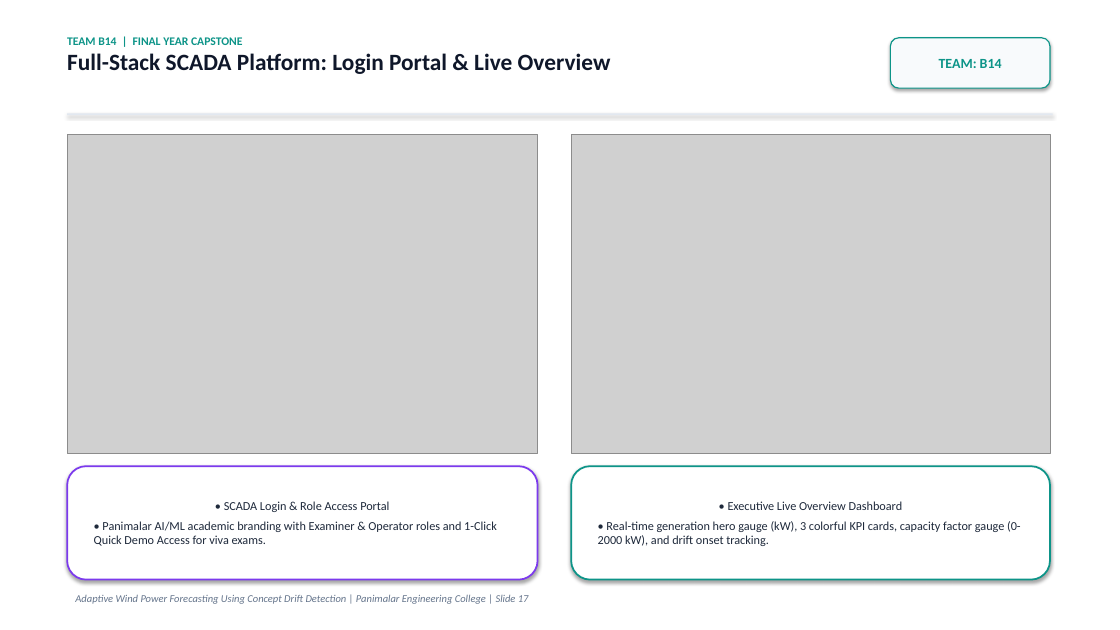
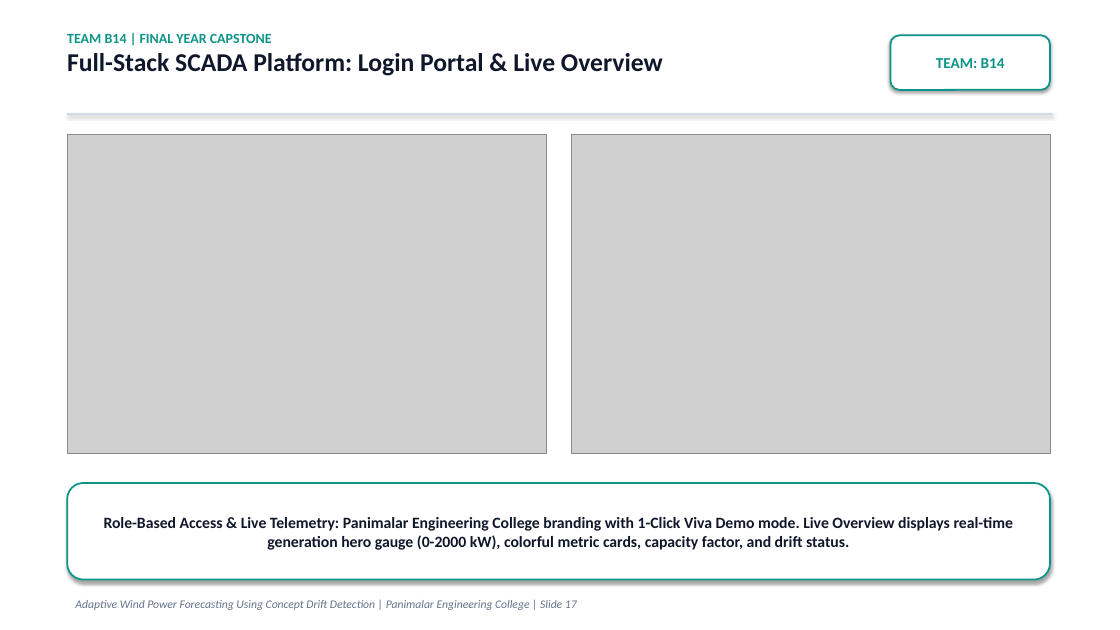
Before and after one commit to thanyab09/Adaptive_Wind_Power_Forecasting_Using_Concept_Drift, a slide deck: slide 17 of reports/Adaptive_Wind_Power_Forecasting_Team_B14.pptx. Drawn at 1120x630 pixels with LibreOffice and Linux fonts; fonts in the diff are those of the drawing; grey boxes stand for pictures. Boxes give left, top, right and bottom in pixels: in the first picture for what was removed or moved away, otherwise in the second. Text is boxed around its words. In the diff, an @@ line names an element or a change of style, - is before the commit and + after.

Commit message:
feat: visual-first final-year presentation deck with large fonts, data charts, and minimal theory for Team B14

```diff
--- a/reports/Adaptive_Wind_Power_Forecasting_Team_B14.pptx
+++ b/reports/Adaptive_Wind_Power_Forecasting_Team_B14.pptx
@@ text "TEAM B14 | FINAL YEAR ..." at (67,34,663,76): size 10 to 12 pt in "TEAM B14 | FINAL YEAR CAPSTONE"; size 20 to 22 pt in "Full-Stack SCADA Platform: Login Portal & Live ..." @@
@@ rounded rectangle "TEAM: B14" at (891,35,1050,90): size 12 to 13 pt; fill #F8FAFC to #FFFFFF; outline #0D9488 1 pt to #0D9488 1.5 pt @@
@@ rectangle at (67,113,1053,115): fill #E2E8F0 to #CBD5E1 @@
@@ picture: place and size @@
-picture at (67,134,538,454)
+picture at (67,134,546,454)
@@ rounded rectangle removed at (67,466,538,580) @@
-• SCADA Login & Role Access Portal
-• Panimalar AI/ML academic branding with Examiner & Operator roles and 1-Click Quick Demo Access for viva exams.
@@ rounded rectangle "Role-Based Access & Live Telemetry: ...": place and size @@
-rounded rectangle "Role-Based Access & Live Telemetry: ..." at (571,466,1050,580)
+rounded rectangle "Role-Based Access & Live Telemetry: ..." at (67,483,1050,580)
@@ text in rounded rectangle at (104,517,1014,550): text changed; size 10.5 to 13.5 pt; text colour #1E293B to #0F172A; bold on @@
-• Executive Live Overview Dashboard
-• Real-time generation hero gauge (kW), 3 colorful KPI cards, capacity factor gauge (0-2000 kW), and drift onset tracking.
+Role-Based Access & Live Telemetry: Panimalar Engineering College branding with 1-Click Viva Demo mode. Live Overview displays real-time generation hero gauge (0-2000 kW), colorful metric cards, capacity factor, and drift status.
@@ text "Adaptive Wind Power Forecasting Using ..." at (75,600,577,610): size 9 to 10 pt @@
```
Also in this commit, not shown: 18 other slides changed, 1 slide added, 1 slide removed, 14 other files.
